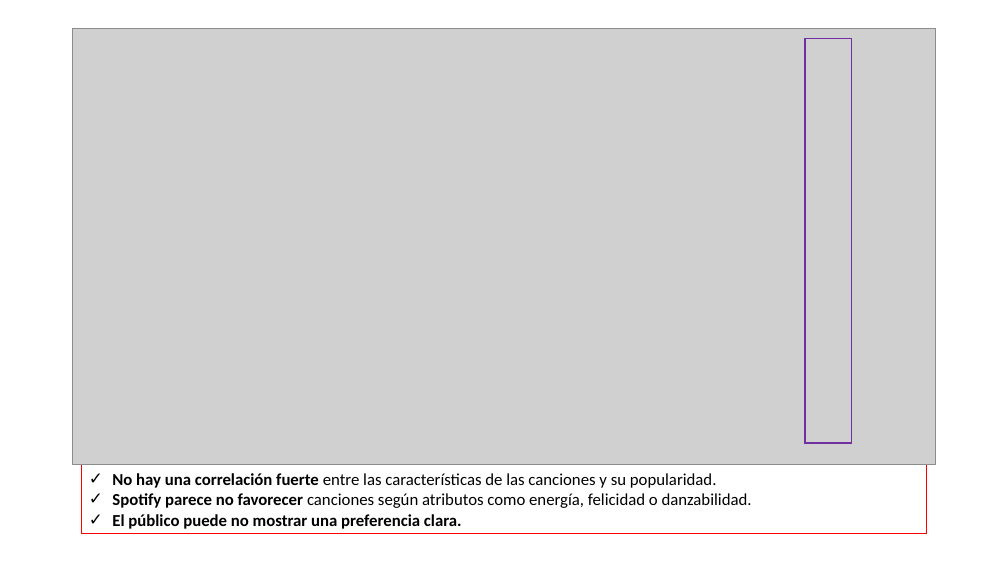
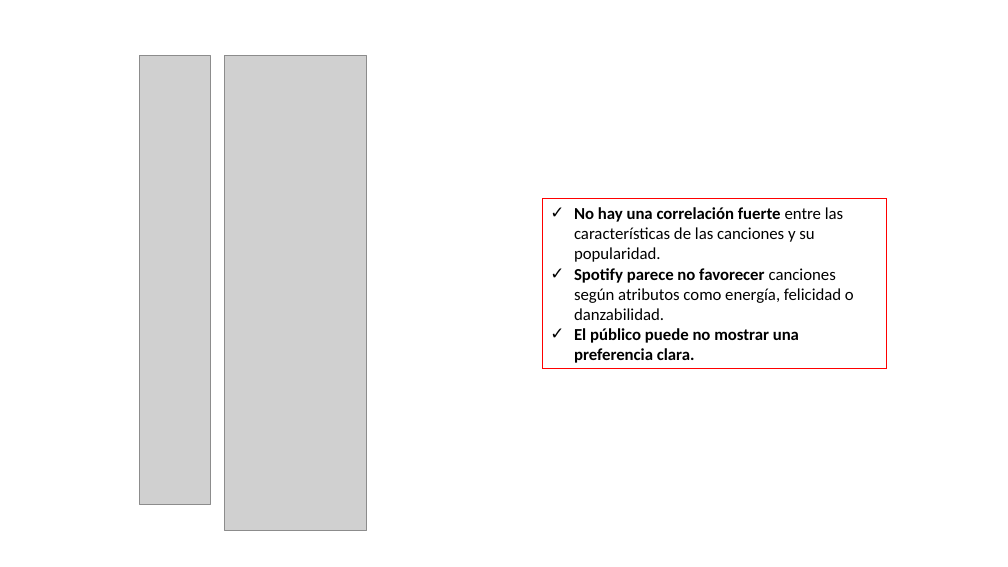
Before and after one commit to anderping/Spotify-EDA, a slide deck: slide 3 of presentacion/Cómo triunfar en Spotify_ANDERPENAVILLALOBOS.pptx. Drawn at 1008x567 pixels with LibreOffice and Linux fonts; fonts in the diff are those of the drawing; grey boxes stand for pictures. Boxes give left, top, right and bottom in pixels: in the first picture for what was removed or moved away, otherwise in the second. Text is boxed around its words. In the diff, an @@ line names an element or a change of style, - is before the commit and + after.

```diff
--- a/presentacion/Cómo triunfar en Spotify_ANDERPENAVILLALOBOS.pptx
+++ b/presentacion/Cómo triunfar en Spotify_ANDERPENAVILLALOBOS.pptx
@@ picture: place and size @@
-picture at (73, 28, 935, 464)
+picture at (139, 55, 210, 505)
@@ picture added at (225, 55, 367, 531) @@
@@ rectangle removed at (805, 39, 851, 443) @@
@@ rectangle "No hay una correlación fuerte ...": place and size @@
-rectangle "No hay una correlación fuerte ..." at (81, 465, 926, 534)
+rectangle "No hay una correlación fuerte ..." at (543, 198, 887, 369)
```
Also in this commit, not shown: 4 other slides changed.
